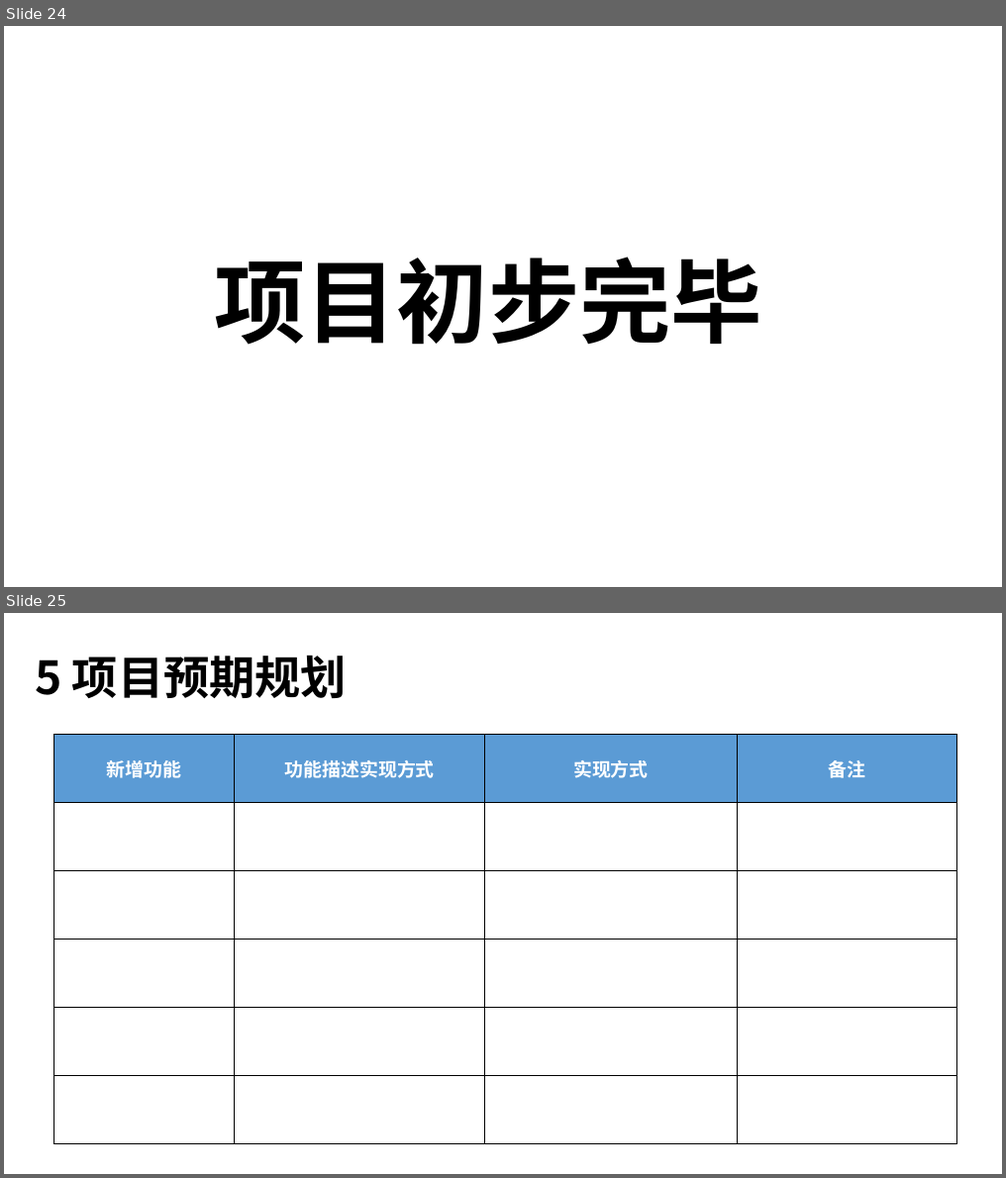
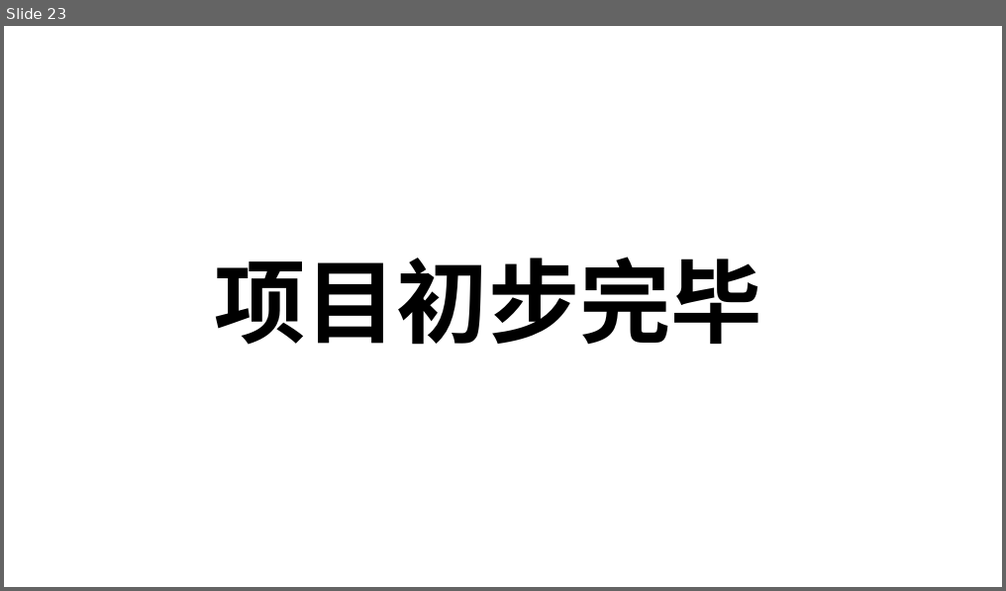
Before and after one commit to bili-xiaobei/weiwei_bride, a slide deck: 项目介绍.pptx. Shown one above the other, each under a label of ours: slides 24 and 25 before the commit, slide 23 after it. The pictures are 1006x1178 and 1006x591 pixels, drawn with LibreOffice and Linux fonts; fonts in the diff are those of the drawing. Boxes give left, top, right and bottom in pixels: in the first picture for what was removed or moved away, otherwise in the second. Text is boxed around its words. In the diff, an @@ line names an element or a change of style, - is before the commit and + after.

```diff
--- a/项目介绍.pptx
+++ b/项目介绍.pptx
@@ slide 25 removed at bbox=[4, 613, 1002, 1174], background #FFFFFF @@
@@ title removed at bbox=[35, 655, 347, 698] @@
-5 项目预期规划
@@ table removed at bbox=[54, 735, 956, 1145], 6 rows, 4 columns @@
-新增功能 | 功能描述实现方式 | 实现方式 | 备注
- |  |  | 
- |  |  | 
- |  |  | 
- |  |  | 
- |  |  | 
@@ what was slide 24 is now slide 23 @@
```
Also in this commit, not shown: 8 slides changed, 1 other slide removed, 20 other files.
